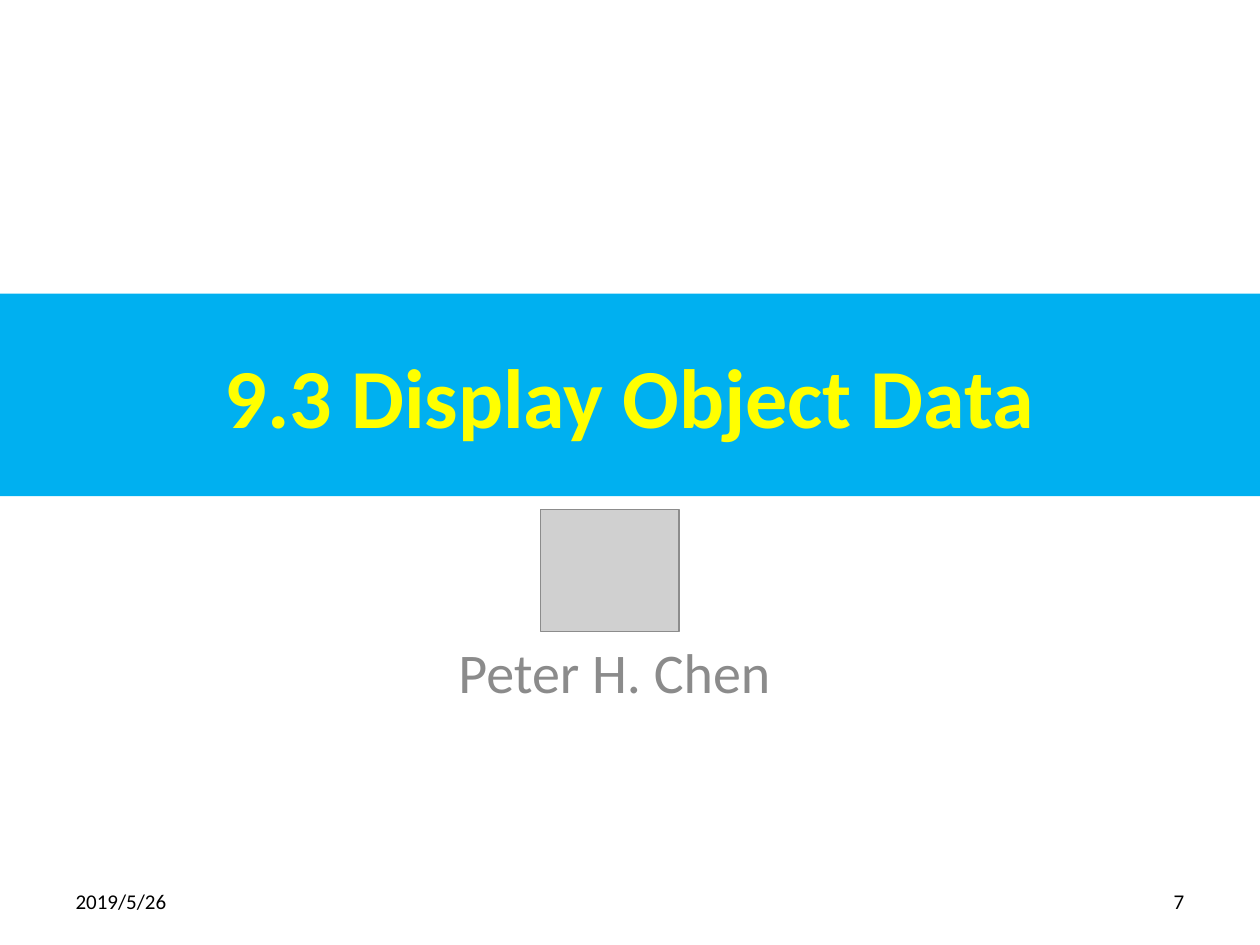
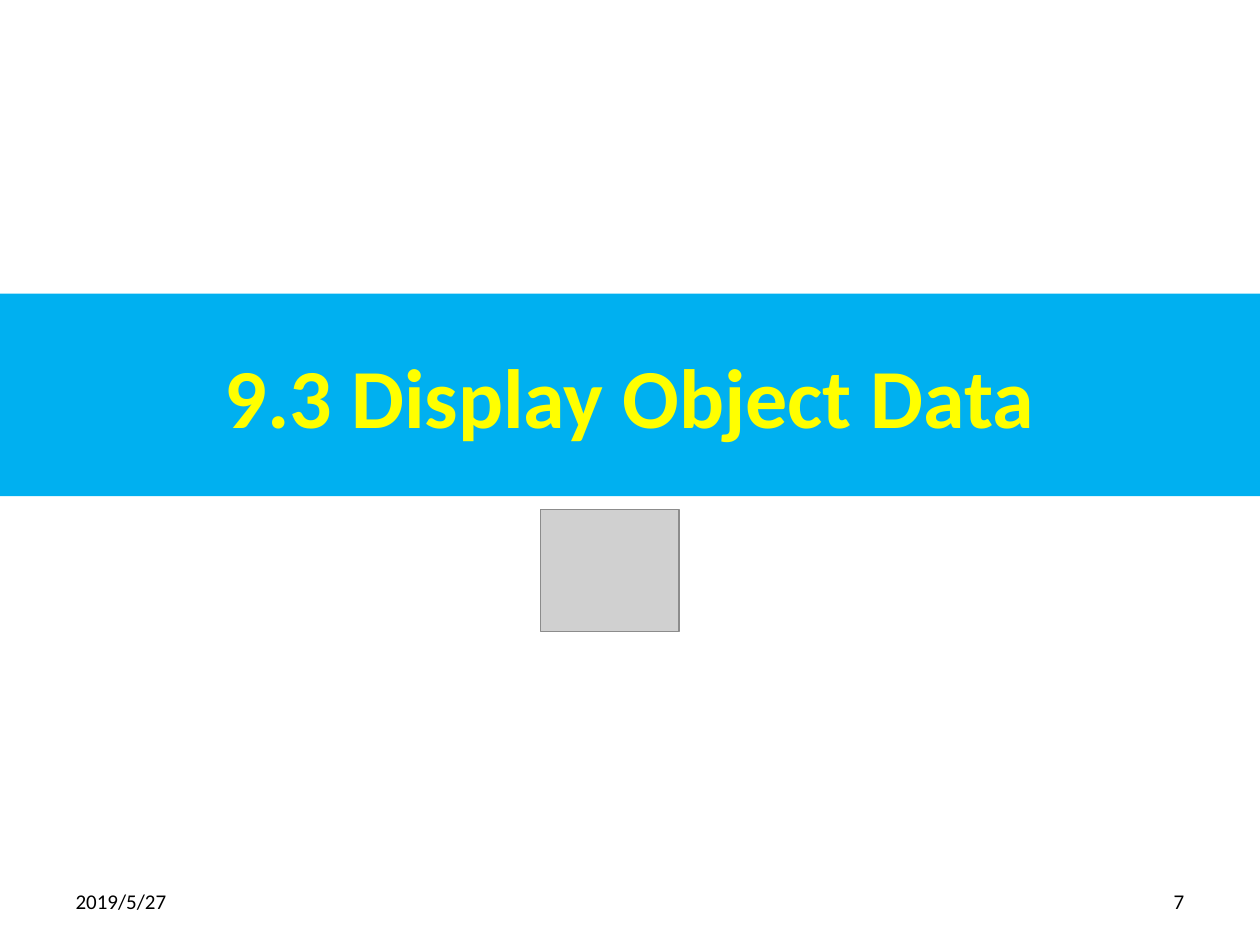
Before and after one commit to peterhchen/500-Django-Basic, a slide deck: slide 7 of 09_DatabaseAPI/09_DatabaseAPI.pptx. Drawn at 1260x945 pixels with LibreOffice and Linux fonts; fonts in the diff are those of the drawing; grey boxes stand for pictures. Boxes give left, top, right and bottom in pixels: in the first picture for what was removed or moved away, otherwise in the second. Text is boxed around its words. In the diff, an @@ line names an element or a change of style, - is before the commit and + after.

```diff
--- a/09_DatabaseAPI/09_DatabaseAPI.pptx
+++ b/09_DatabaseAPI/09_DatabaseAPI.pptx
@@ subtitle removed at box(458, 654, 771, 694) @@
-Peter H. Chen
@@ text at box(76, 894, 167, 910): text changed @@
-2019/5/26
+2019/5/27
```
Also in this commit, not shown: 20 other slides changed, 13 other files.
